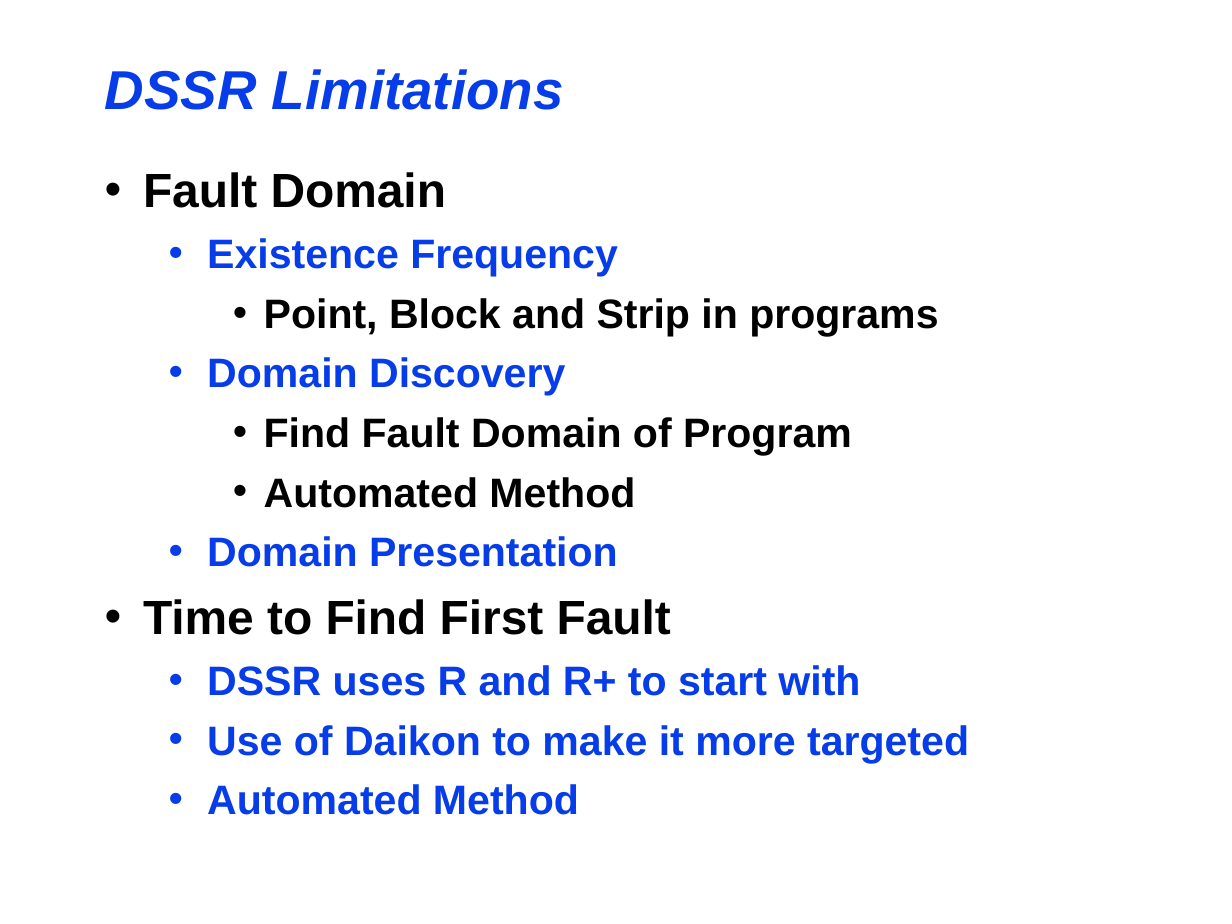
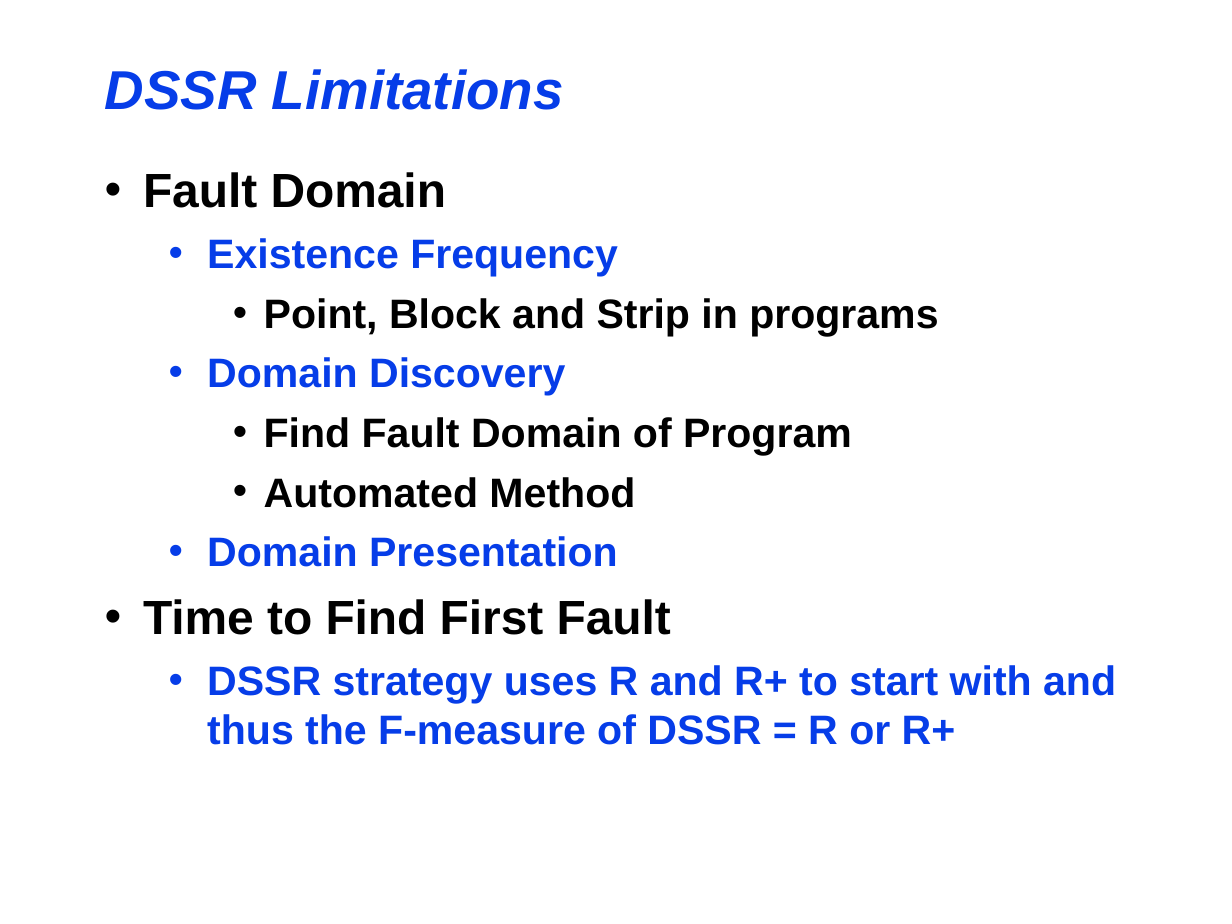
Before and after one commit to maochy/yeti-test, a slide deck: slide 15 of ThesisSeminar/ThesisSeminar.ppt (slide 14 before the commit). Drawn at 1232x924 pixels with LibreOffice and Linux fonts; fonts in the diff are those of the drawing. Boxes give left, top, right and bottom in pixels: in the first picture for what was removed or moved away, otherwise in the second. Text is boxed around its words. In the diff, an @@ line names an element or a change of style, - is before the commit and + after.

```diff
--- a/ThesisSeminar/ThesisSeminar.ppt
+++ b/ThesisSeminar/ThesisSeminar.ppt
@@ text at (207, 665, 1116, 745): text changed @@
-  • DSSR uses R and R+ to start with
-  • Use of Daikon to make it more targeted
-  • Automated Method
+  • DSSR strategy uses R and R+ to start with and thus the F-measure of DSSR = R or R+
```
Also in this commit, not shown: 10 other slides changed, 1 slide added.
